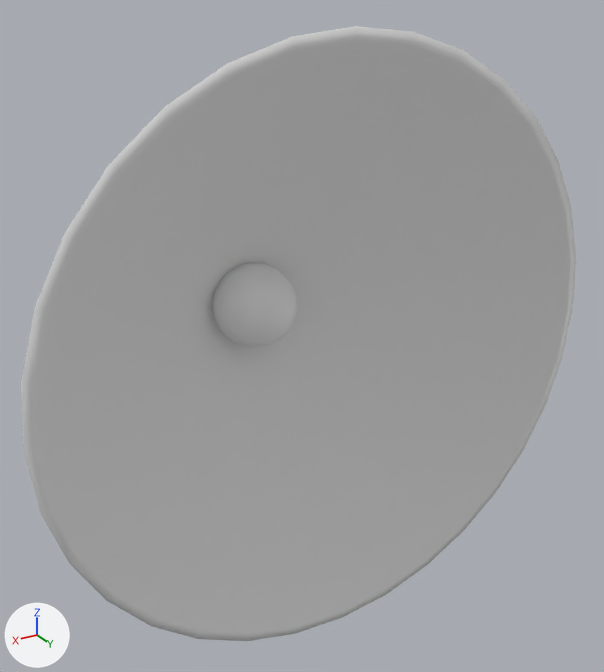
A saved change to the OBJ model threedee/data/meshes/lamp.obj.
Rendered twice from a 50 mm lens placed at (1.34, 2.52, 1.12), pointed at (-0.08, 0.14, -0.07). Arrows for +X, +Y and +Z are at lower left; the lights stay in place. The older version comes first. Where no turn or scale is listed for an object, it has been applied to the vertices.
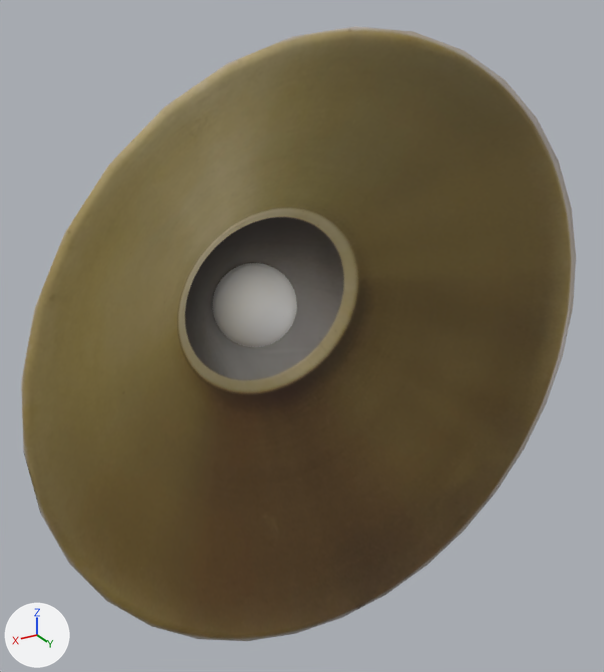
What differs and where, as boxes [x1, y1, x2, y2] in the pictures (604 x 672 px):
'Cone', recoloured, surface changed (white to brown)
    both: [21, 26, 576, 641]
'Sphere', recoloured
    both: [212, 263, 297, 348]

Diff of the bpy script that builds the scene:
```diff
--- a/threedee/data/meshes/lamp.obj.py
+++ b/threedee/data/meshes/lamp.obj.py
@@ img_lamp_png @@
+img_lamp_png = load_image('lamp.png', '../images/lamp.png', 2048, 2048, 'sRGB')
@@ mat_material_001 @@
+mat_material_001 = principled_material('Material.001')
+mat_material_001.texture = img_lamp_png
@@ me_cone @@
 me_cone.from_pydata(...)  # 66 vertices, 128 faces; spans x -1.0..1.0, y -0.44..0.56, z -1.0..1.0
 # used by ob_cone; location = (0.0, 0.0, 0.0)
+# me_cone part 1: texture (UV) coordinates of 128 of 128 faces, centred in x -0.98..0.98, y 0.23..0.56, z -0.98..0.98, changed; they spanned u 0.0..1.0, v 0.0..1.0 and now span u 0.0..1.0, v 0.0..0.5
+me_cone.materials.append(mat_material_001)  # picture img_lamp_png
@@ me_sphere @@
 me_sphere.from_pydata(...)  # 482 vertices, 960 faces; spans x -0.157..0.157, y -0.217..0.097, z -0.157..0.157
+me_sphere.materials.append(mat_material_001)  # picture img_lamp_png
```
